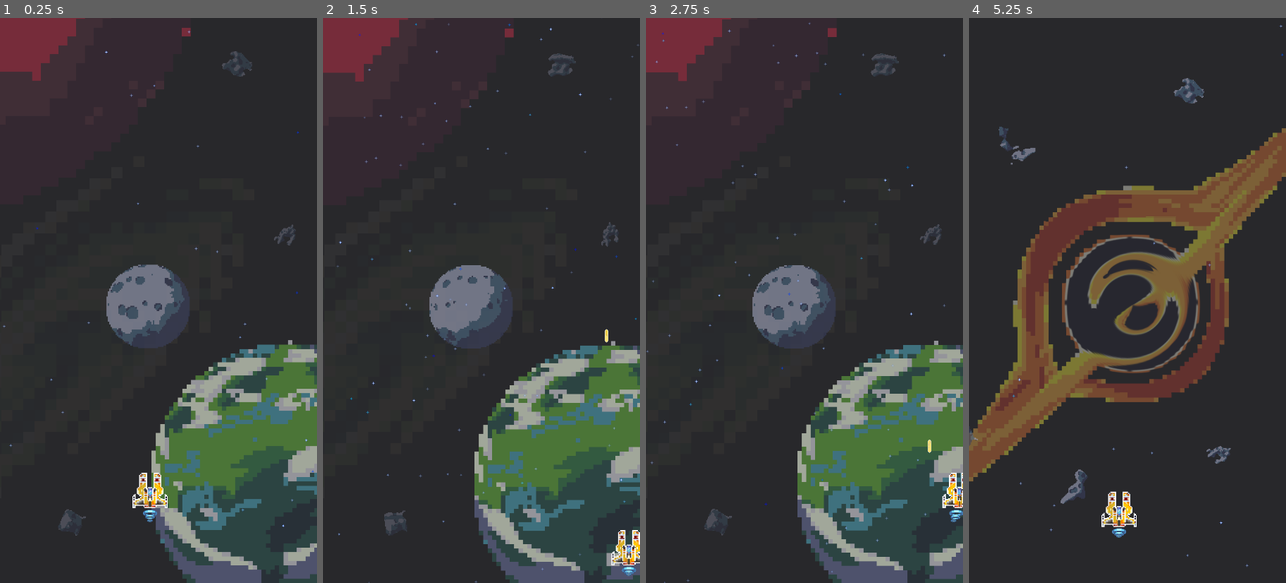
Above: before the commit, frames 1-4 (left to right).
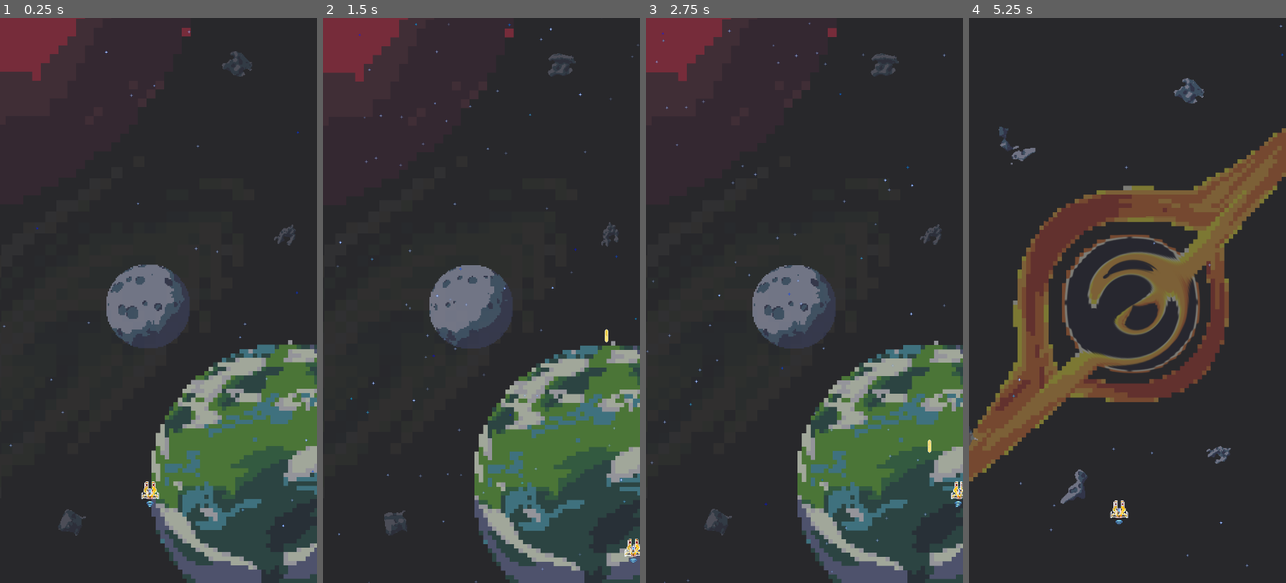
Above: after the commit, the same moments.

Repository: justCallMeJeg/ChaosWingNemesis
Game: Godot game, scene res://src/main.tscn
Two runs of this game, one before a commit and one after it. Both use one fixed random seed, a clock stepped at 60 frames per second and the inputs below. The engine's default icon, where the game draws it, is replaced by a stand-in: a white triangle on a blue panel in a dark square.
Inputs:
- Up to frame 1 (0.25 s): no input
- Up to frame 2 (1.5 s): tap Enter at 0.5, 1.35 s; hold Right (ui_right) 0.53-1.28 s; tap R at 0.6 s; tap Space at 0.77 s; hold Down (ui_down) from 1.28 s (still down)
- Up to frame 3 (2.75 s): tap Space at 1.52 s; release Down (ui_down) at 2.03 s; hold Right (ui_right) from 2.03 s (still down); tap R at 2.1 s
- Up to frame 4 (5.25 s): release Right (ui_right) at 2.78 s; hold Up (ui_up) 2.78-3.53 s; tap Enter at 2.85, 4.35 s; tap Space at 3.02, 3.77, 4.52 s; hold Left (ui_left) 3.53-5.03 s; tap R at 3.6, 5.1 s; hold Down (ui_down) from 5.03 s (still down)

The runs differ from the first frame. In frame 1, 0.5% of the frame differs, in the area x 41-53%, y 80-90%; in frame 2, 0.5%; in frame 3, 0.3%; in frame 4, 0.5%.

Commit message:
Upgraded Augment
Does it need to change the player manager too or nah?

Diff:
--- /dev/null
+++ b/src/Scenes/Augments/Upgraded.tscn
@@ -0,0 +1,6 @@
+[gd_scene load_steps=2 format=3 uid="uid://bqy5iajnuyufp"]
+
+[ext_resource type="Script" path="res://src/Scripts/Augments/Upgraded.gd" id="1_5fky4"]
+
+[node name="Upgraded" type="Node"]
+script = ExtResource("1_5fky4")
--- a/src/Scenes/ShipTypes/BaseShip.tscn
+++ b/src/Scenes/ShipTypes/BaseShip.tscn
@@ -7,6 +7,8 @@
 [ext_resource type="Script" path="res://src/Scripts/Components/ShootingComponent.gd" id="6_2agsu"]
 [ext_resource type="Script" path="res://src/Scripts/Components/HealthComponent.gd" id="6_xmu10"]
 [ext_resource type="PackedScene" uid="uid://balm6uq6duiot" path="res://src/Scenes/Augments/FUELED.tscn" id="7_pghpk"]
+[ext_resource type="PackedScene" uid="uid://dy8d06efpfs7y" path="res://src/Scenes/Augments/SMOL.tscn" id="7_v0wmg"]
+[ext_resource type="PackedScene" uid="uid://bqy5iajnuyufp" path="res://src/Scenes/Augments/Upgraded.tscn" id="8_dcw6d"]
 
 [sub_resource type="AtlasTexture" id="AtlasTexture_552c3"]
 atlas = ExtResource("2_ys52p")
@@ -368,6 +370,7 @@
 
 [node name="HealthComponent" type="Node" parent="." node_paths=PackedStringArray("HITBOX_COMPONENT", "CollisionPolygon")]
 script = ExtResource("6_xmu10")
+HEALTH = null
 HITBOX_COMPONENT = NodePath("../HitboxComponent")
 CollisionPolygon = NodePath("../HitboxComponent/CollisionPolygon2D")
 
@@ -380,6 +383,10 @@
 
 [node name="Fueled" parent="AugmentSlot" instance=ExtResource("7_pghpk")]
 
+[node name="Upgraded" parent="AugmentSlot" instance=ExtResource("8_dcw6d")]
+
+[node name="Smol" parent="AugmentSlot" instance=ExtResource("7_v0wmg")]
+
 [node name="BulletInterval" type="Timer" parent="."]
 wait_time = 0.05
 autostart = true
--- a/src/Scenes/ShipTypes/Hawkeye.tscn
+++ b/src/Scenes/ShipTypes/Hawkeye.tscn
@@ -51,6 +51,9 @@
 animation = &"center"
 autoplay = "center"
 
+[node name="HealthComponent" parent="." index="4"]
+HEALTH = null
+
 [node name="ShootingComponent" parent="." index="5"]
 BULLET_SCENE = "LaserBullet"
 
--- /dev/null
+++ b/src/Scripts/Augments/Upgraded.gd
@@ -0,0 +1,6 @@
+extends Node
+
+@onready var HEALTHCOMPONENT:HealthComponent = $"/root/Main/BaseShip/HealthComponent"
+# Called when the node enters the scene tree for the first time.
+func _ready():
+	HEALTHCOMPONENT.HEALTH += 1 #should I update the player manager too?
--- a/src/Scripts/Components/HealthComponent.gd
+++ b/src/Scripts/Components/HealthComponent.gd
@@ -1,3 +1,4 @@
+class_name HealthComponent
 extends Node
 
 @export var HITBOX_COMPONENT: Area2D
Not shown: 1 places in src/Scenes/ShipTypes/BaseShip.tscn that only renumber resources
